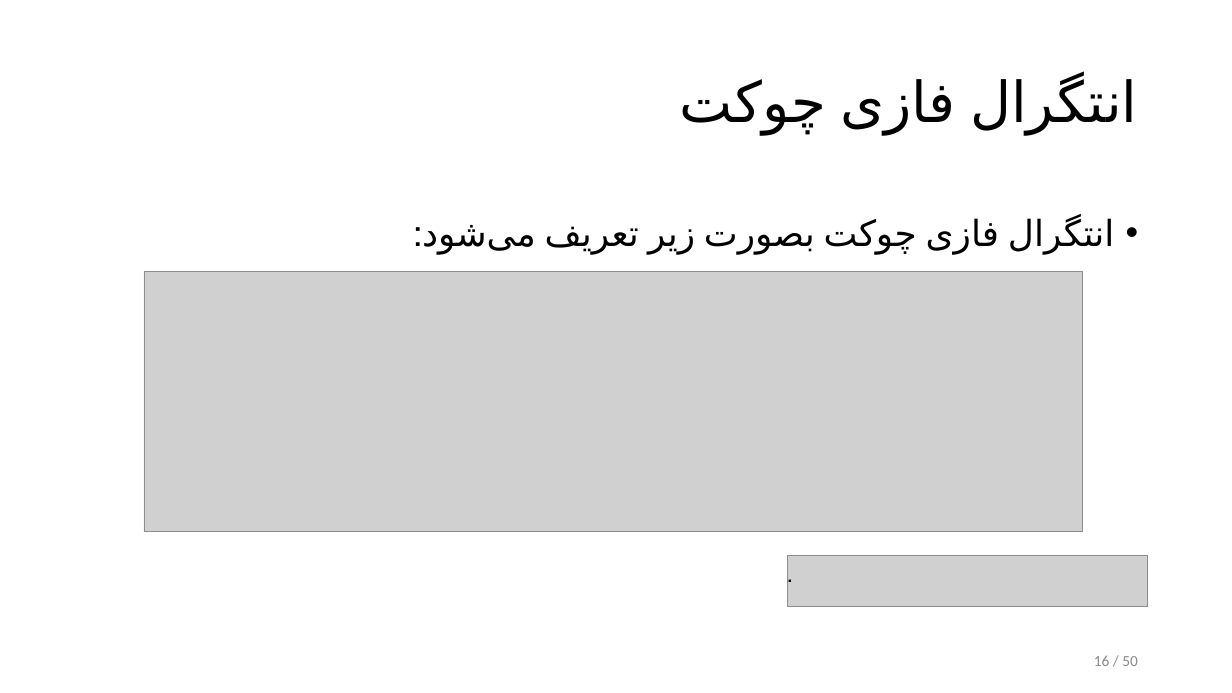
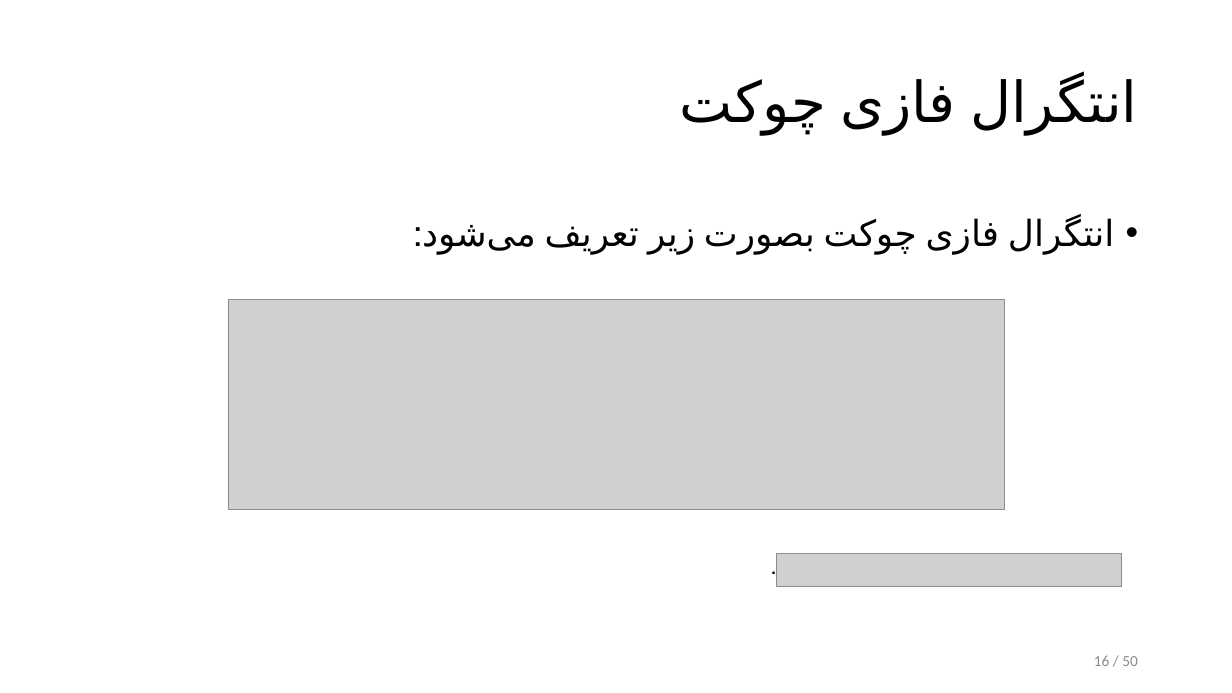
Before and after one commit to alphamarket/defence.pres, a slide deck: slide 16 of defence.pptx. Drawn at 1232x693 pixels with LibreOffice and Linux fonts; fonts in the diff are those of the drawing; grey boxes stand for pictures. Boxes give left, top, right and bottom in pixels: in the first picture for what was removed or moved away, otherwise in the second. Text is boxed around its words. In the diff, an @@ line names an element or a change of style, - is before the commit and + after.

Commit message:
@ defence.pptx: HD images replaced, some images converted to text

```diff
--- a/defence.pptx
+++ b/defence.pptx
@@ picture: place and size @@
-picture at (144, 271, 1083, 531)
+picture at (228, 299, 1005, 509)
@@ text ".": place and size @@
-text "." at (762, 555, 801, 592)
+text "." at (746, 547, 786, 584)
@@ picture: place and size @@
-picture at (787, 555, 1148, 606)
+picture at (776, 554, 1122, 587)
```
Also in this commit, not shown: 25 other slides changed.
